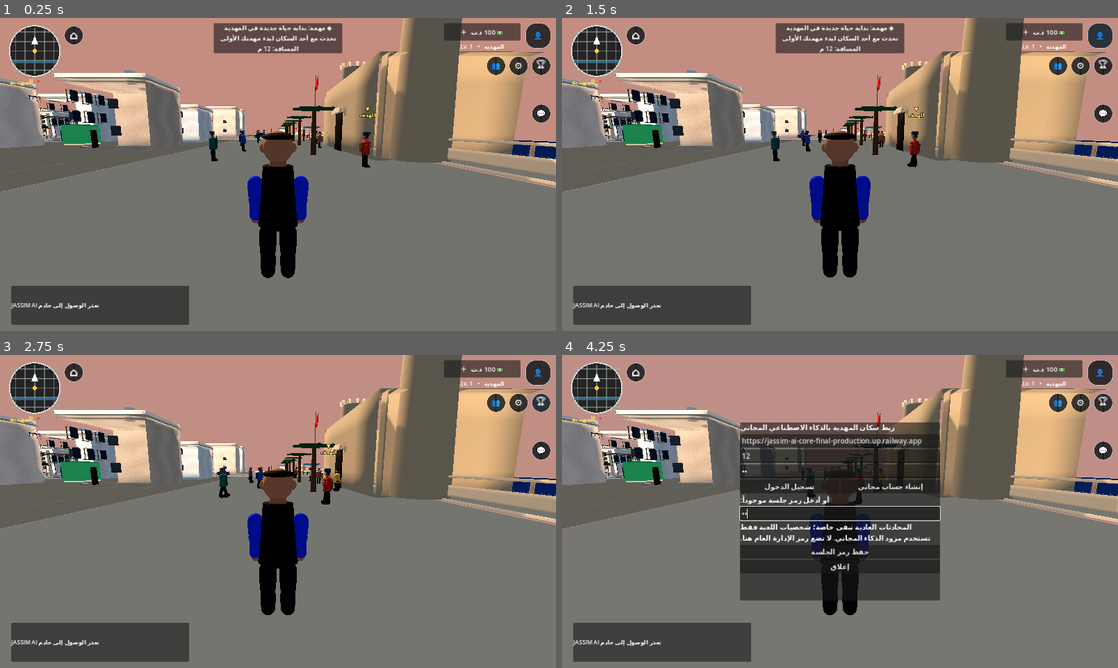
Above: before the commit, frames 1-4 (two rows, left to right).
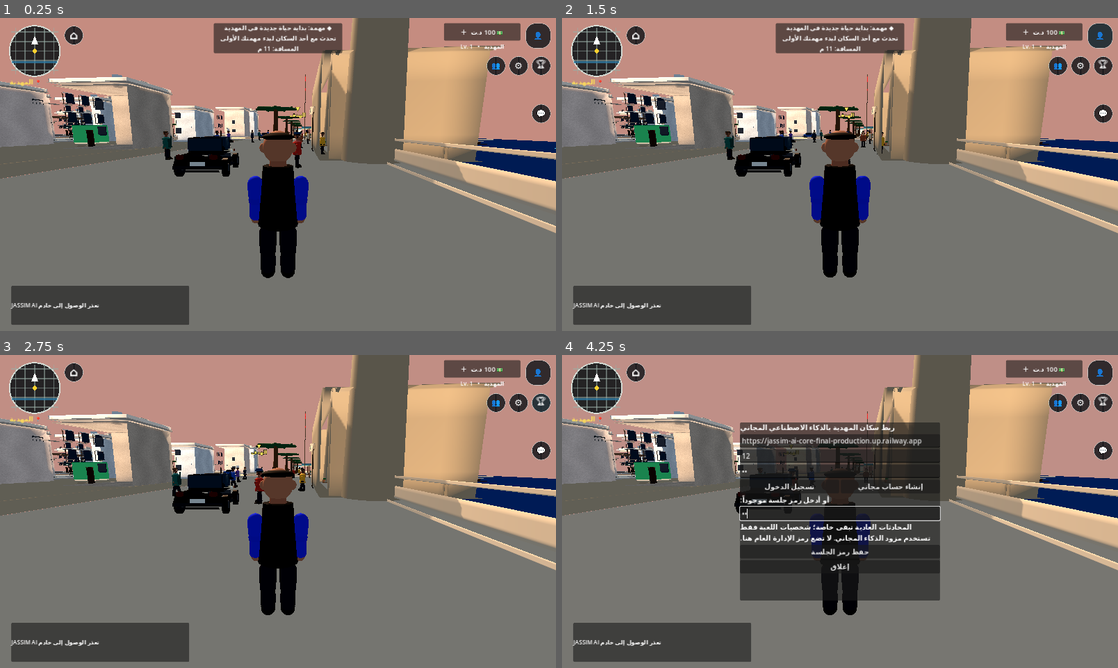
Above: after the commit, the same moments.

Repository: stevennpllk-crypto/REAL-LIFE-MAHDIA
Game: Godot game, scene res://scenes/Main.tscn
Two runs of this game, one before a commit and one after it. Both use one fixed random seed, a clock stepped at 60 frames per second and the inputs below.
Inputs (mouse positions are in pixels of both pictures, inside the frame that each line leads up to):
- Up to frame 1 (0.25 s): no input
- Up to frame 2 (1.5 s): click "⌂" at 0.5 s; click "👤" at 1.25 s
- Up to frame 3 (2.75 s): click "🏆" at 2 s
- Up to frame 4 (4.25 s): click "⚙" at 2.75 s; click (840, 455) at 3.52 s; type "12" at 3.6 s; click (840, 470) at 3.75 s; type "12" at 3.83 s; click (840, 514) at 3.98 s; type "12" at 4.07 s

The runs differ from the first frame. In frame 1, 23% of the frame differs, in the area x 0-100%, y 0-69%; in frame 2, 23%; in frame 3, 23%; in frame 4, 20%.

Commit message:
Tune waterfront spawn framing and foreground vehicle

Diff:
--- a/scripts/main.gd
+++ b/scripts/main.gd
@@ -49,9 +49,9 @@
 var level_label: Label
 var chat_row: HBoxContainer
 var mission_hud_panel: PanelContainer
-const START_PLAYER_POSITION := Vector3(60.0, 0.03, -44.0)
-const START_PLAYER_ROTATION := PI * 0.5
-const START_VEHICLE_POSITION := Vector3(62.0, 0.1, -33.0)
+const START_PLAYER_POSITION := Vector3(60.0, 0.03, -49.0)
+const START_PLAYER_ROTATION := PI * 0.5 + 0.10
+const START_VEHICLE_POSITION := Vector3(52.0, 0.1, -45.0)
 const AUTOSAVE_INTERVAL := 12.0
 const WORLD_SAVE_KEY := "mahdia_world"
 
